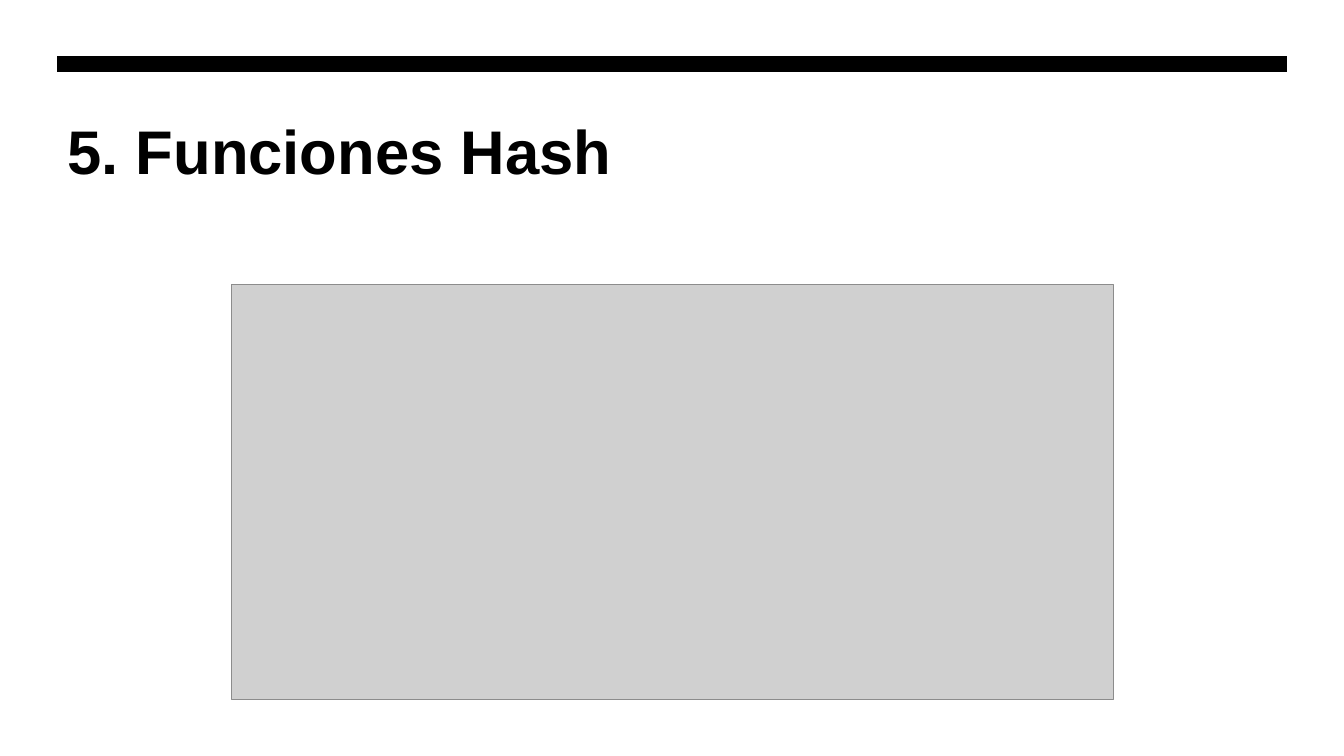
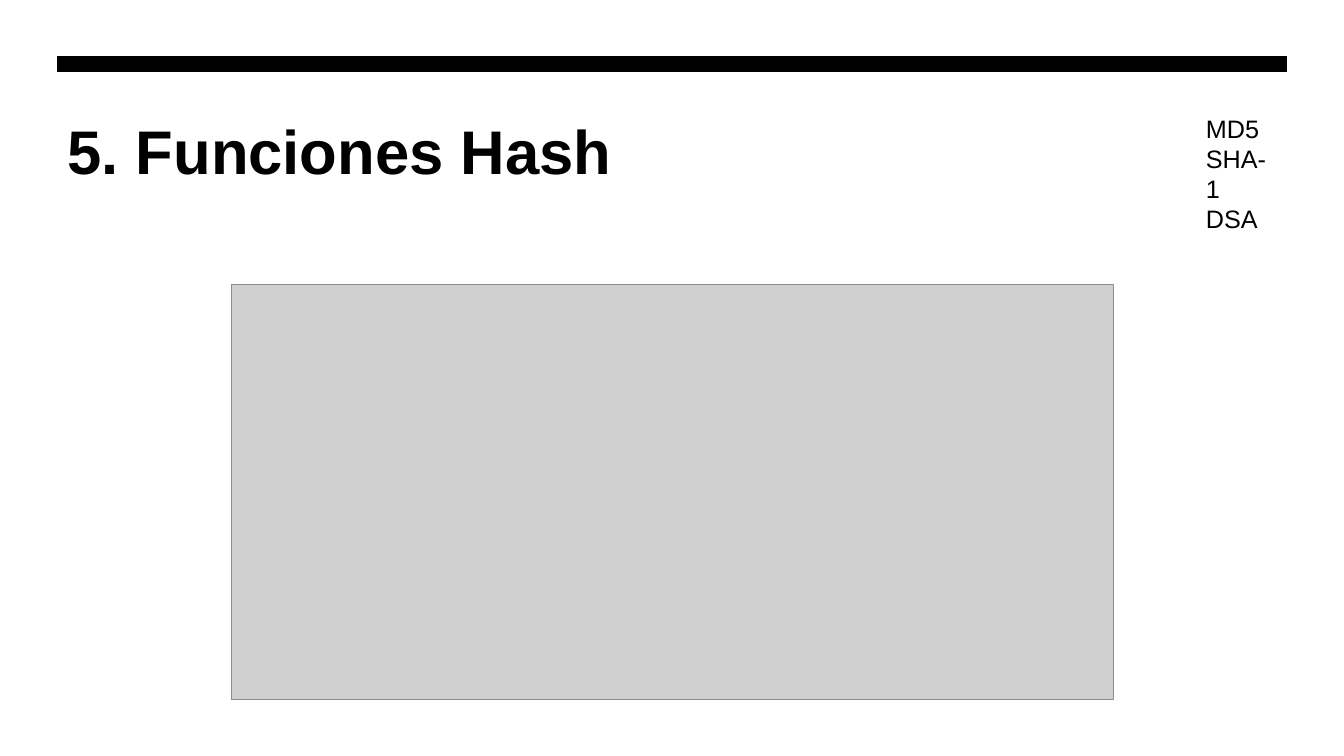
Before and after one commit to hombrefrustrado/criptografia-presentaci-n, a slide deck: slide 31 of criptografía teorica.pptx (slide 27 before the commit). Drawn at 1344x756 pixels with LibreOffice and Linux fonts; fonts in the diff are those of the drawing; grey boxes stand for pictures. Boxes give left, top, right and bottom in pixels: in the first picture for what was removed or moved away, otherwise in the second. Text is boxed around its words. In the diff, an @@ line names an element or a change of style, - is before the commit and + after.

```diff
--- a/criptografía teorica.pptx
+++ b/criptografía teorica.pptx
@@ text added at [1206,120,1266,229], 18 pt, text #000000 @@
+MD5
+SHA-1
+DSA
```
Also in this commit, not shown: 10 other slides changed, 9 slides added, 3 slides removed, 3 other files.
